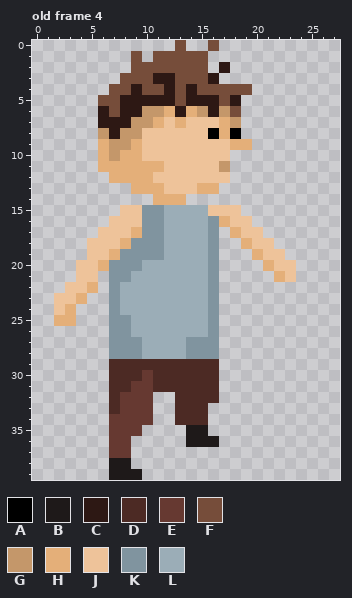
Edited in one commit: pixel-art file (res/aseprites/Kid Jump and Fall.aseprite). Above is the file before it was changed.
28x40 pixels, 4 frames. Shown: old frame 4. The commit also changed other frames, which this record leaves out.
Palette (. is transparent): A #000000  B #1e1919  C #2d1814  D #4c2a24  E #663931  F #764d3a  G #c4976a  H #e4af79  J #eec39a  K #80949f  L #9badb7
Pixels before, old frame 4, first column x 2:
 0 ...........F..F.......
 1 .......F.FFFFF........
 2 .......FFFFFFF.C......
 3 ......FFFCCFFFC.......
 4 .....FFCFFCFCFFFFF....
 5 ....FFCCCCCFCCCFC.....
 6 ....CFCCGGHCHGCGF.....
 7 ....CCCGGHJHJJJHG.....
 8 ....GCGGJJJJJJAHA.....
 9 ....HGGHJJJJJJJJHH....
10 ....HGHHJJJJJJJJ......
11 ....HHHHHHJJJJJG......
12 .....HHHHJJJJJJJ......
13 .......HHHJJJHH.......
14 .........HHH..........
15 ......JJKKLLLLJJJ.....
16 .....JJJKKLLLLKHJJ....
17 ....JJJHKKLLLLK.HJJ...
18 ...JJJHKKKLLLLK..HJJ..
19 ...JJHKKKKLLLLK...HJJ.
20 ..JJHKKKLLLLLLK....HJJ
21 ..JJ.KKLLLLLLLK.....HJ
22 .JJH.KLLLLLLLLK.......
23 JJH..KLLLLLLLLK.......
24 JH...KLLLLLLLLK.......
25 HH...KKLLLLLLLK.......
26 .....KKLLLLLLLK.......
27 .....KKKLLLLKKK.......
28 .....KKKLLLLKKK.......
29 .....DDDDDDDDDD.......
30 .....DDDEDDDDDD.......
31 .....DDEEDDDDDD.......
32 .....DEEE..DDDD.......
33 .....DEEE..DDD........
34 .....EEEE..DDD........
35 .....EEE....BB........
36 .....EE.....BBB.......
37 .....EE...............
38 .....BB...............
39 .....BBB..............
New version:
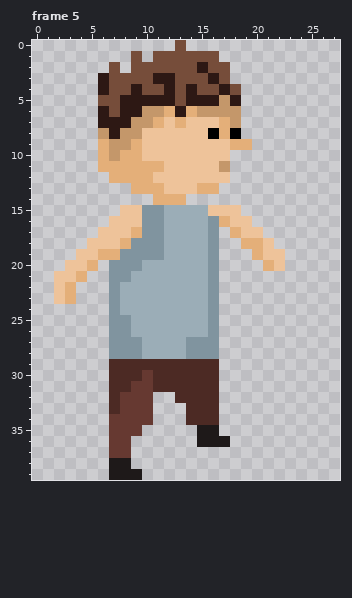
A new or re-ordered frame is compared with the old frame closest to it.
Diff:
frames 4 -> 6
Frame 5 is new; against old frame 4:
The edit adds colour B in row 35 at x 16; in row 36 at x 17.
The edit adds colour C in rows 3 to 4 at x 6.
Colour F gives way to colour C in row 2 at x 15; in row 4 at x 17.
The edit adds colour D in rows 33 to 34 at x 16.
The edit adds colour F in row 1 at x 16; in row 2 at x 7 and 16; in row 3 at x 7 and 17.
Colour C gives way to colour F in row 2 at x 17.
Colour C gives way to colour G in row 6 at x 16.
Colour F gives way to colour G in row 5 at x 17; in row 6 at x 18.
Colour J gives way to colour H in row 18 at x 20; in row 19 at x 6; in row 20 at x 5; in row 21 at x 4; in rows 22 to 23 at x 3.
The edit adds colour J in row 19 at x 4; in row 20 at x 3; in row 21 at x 2 to 3; in row 22 at x 2.
The author cleared colour B in rows 35 to 36 at x 14.
The author cleared colour D in rows 33 to 34 at x 13.
The author cleared colour F in row 0 at x 16; in row 4 at x 19.
The author cleared colour H in row 20 at x 6; in row 21 at x 22; in row 22 at x 5; in row 23 at x 4; in row 24 at x 3; in row 25 at x 2 to 3.
The author cleared colour J in row 20 at x 23; in row 21 at x 5 and 23; in row 22 at x 4; in row 24 at x 2.
Boxes around the changes in both pictures, in picture pixels (x1, y1, x2, y2):
changed: (197, 40, 252, 117)
added: (98, 62, 120, 95)
changed: (252, 238, 296, 282)
changed: (54, 249, 109, 326)
changed: (175, 403, 230, 447)
